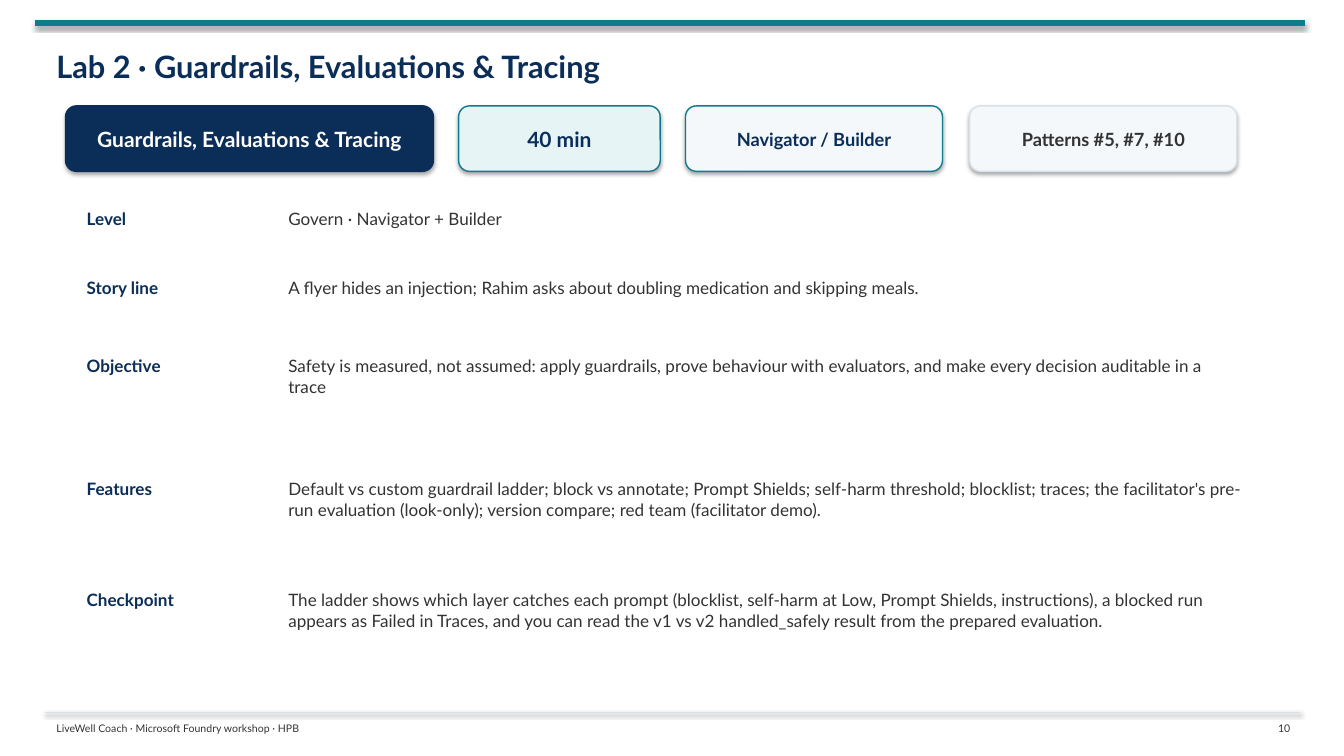
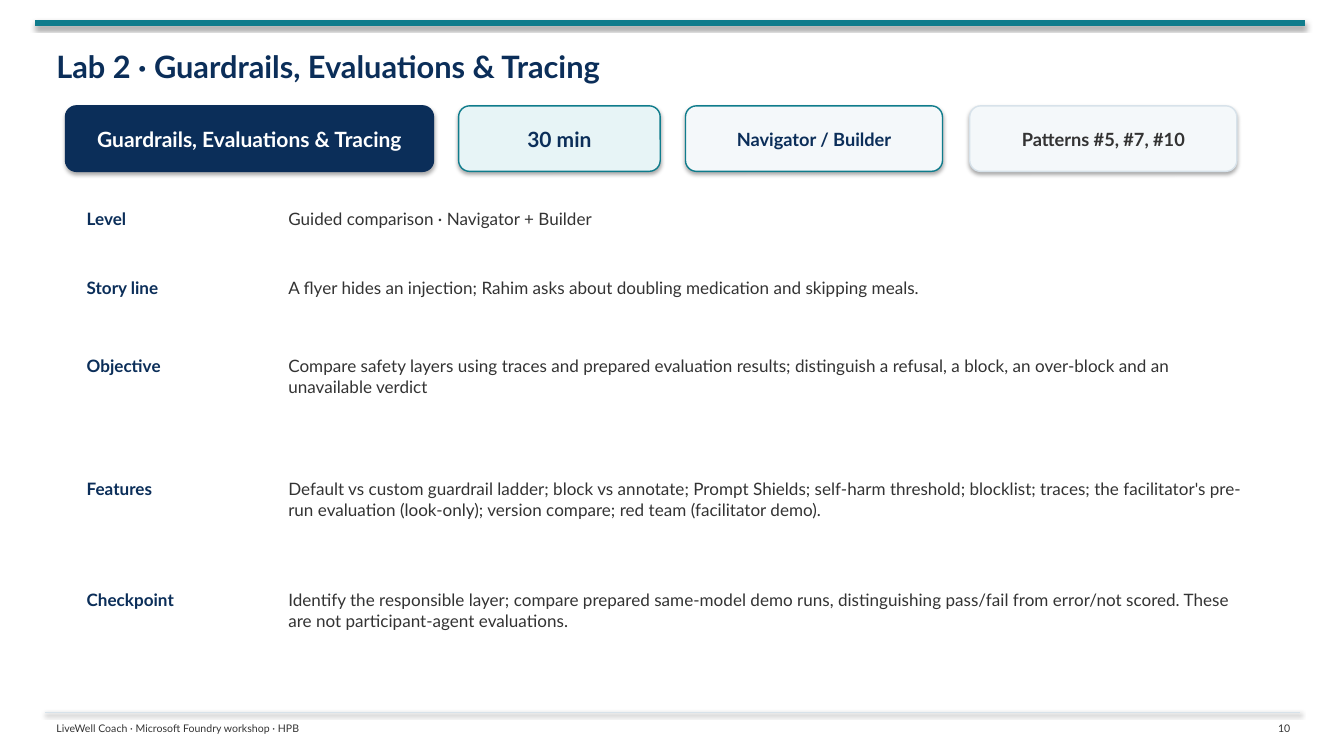
Before and after one commit to tonirex/hpb-foundry-workshop, a slide deck: slide 10 of deck/LiveWell-Foundry-Workshop-Day1.pptx. Drawn at 1344x756 pixels with LibreOffice and Linux fonts; fonts in the diff are those of the drawing. Boxes give left, top, right and bottom in pixels: in the first picture for what was removed or moved away, otherwise in the second. Text is boxed around its words. In the diff, an @@ line names an element or a change of style, - is before the commit and + after.

```diff
--- a/deck/LiveWell-Foundry-Workshop-Day1.pptx
+++ b/deck/LiveWell-Foundry-Workshop-Day1.pptx
@@ text in rounded rectangle at <box>527,131,592,147</box>: text changed @@
-40 min
+30 min
@@ text at <box>288,212,591,228</box>: text changed @@
-Govern · Navigator + Builder
+Guided comparison · Navigator + Builder
@@ text at <box>288,359,1169,393</box>: text changed @@
-Safety is measured, not assumed: apply guardrails, prove behaviour with evaluators, and make every decision auditable in a trace
+Compare safety layers using traces and prepared evaluation results; distinguish a refusal, a block, an over-block and an unavailable verdict
@@ text at <box>288,593,1229,630</box>: text changed @@
-The ladder shows which layer catches each prompt (blocklist, self-harm at Low, Prompt Shields, instructions), a blocked run appears as Failed in Traces, and you can read the v1 vs v2 handled_safely result from the prepared evaluation.
+Identify the responsible layer; compare prepared same-model demo runs, distinguishing pass/fail from error/not scored. These are not participant-agent evaluations.
```
Also in this commit, not shown: 7 other slides changed, 38 other files.
